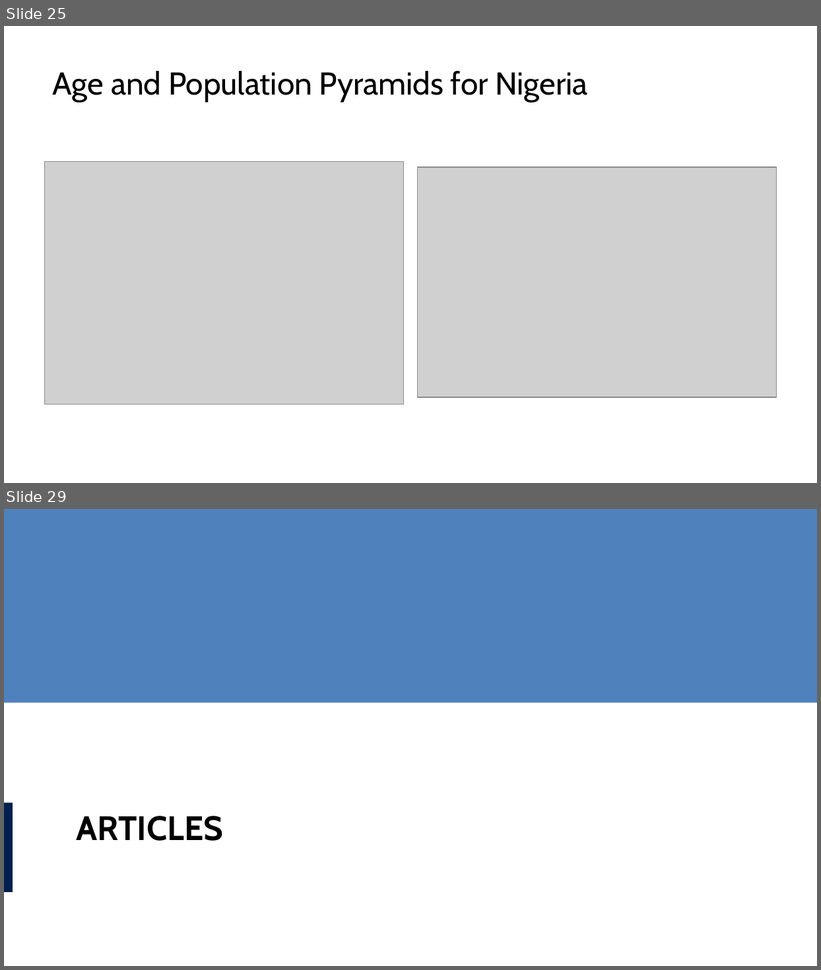
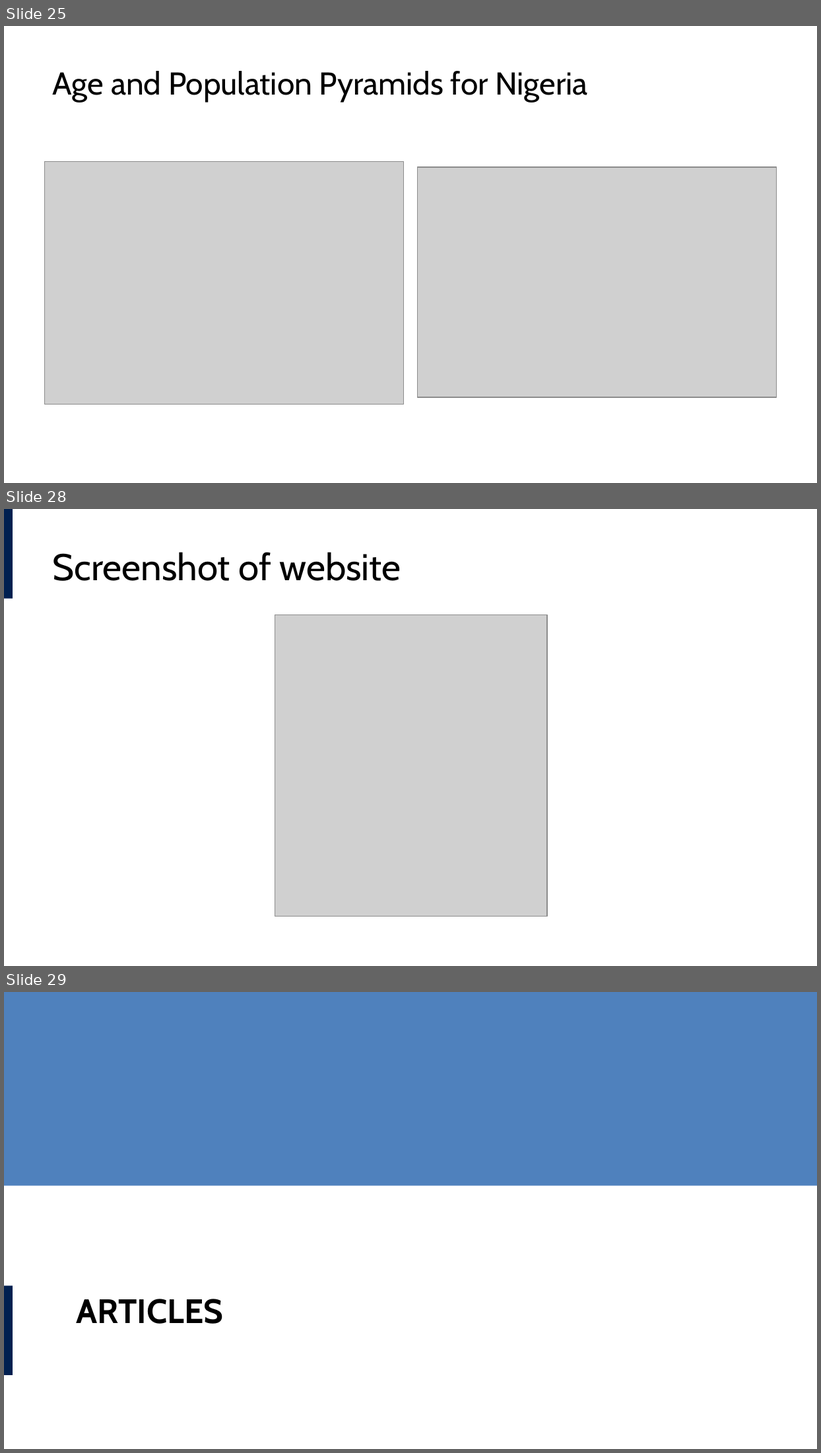
Before and after one commit to lucas-a-meyer/using-quarto, a slide deck: docs/presentation.pptx. Shown one above the other, each under a label of ours: slides 25 and 29 before the commit, slides 25, 28 and 29 after it; the slides between them are not shown. The pictures are 821x970 and 821x1453 pixels, drawn with LibreOffice and Linux fonts; fonts in the diff are those of the drawing; grey boxes stand for pictures. Boxes give left, top, right and bottom in pixels: in the first picture for what was removed or moved away, otherwise in the second. Text is boxed around its words. In the diff, an @@ line names an element or a change of style, - is before the commit and + after.

```diff
--- a/docs/presentation.pptx
+++ b/docs/presentation.pptx
@@ slide 28 added at (4, 509, 817, 966), background #FFFFFF @@
@@ rectangle added at (4, 509, 12, 599), fill #002050 @@
@@ title added at (53, 552, 401, 581), 33 pt, text #000000 @@
+Screenshot of website
@@ picture added at (275, 615, 547, 917) @@
```
Also in this commit, not shown: 2 slides changed, 1 other slide added, 2 slides removed, 18 other files.
